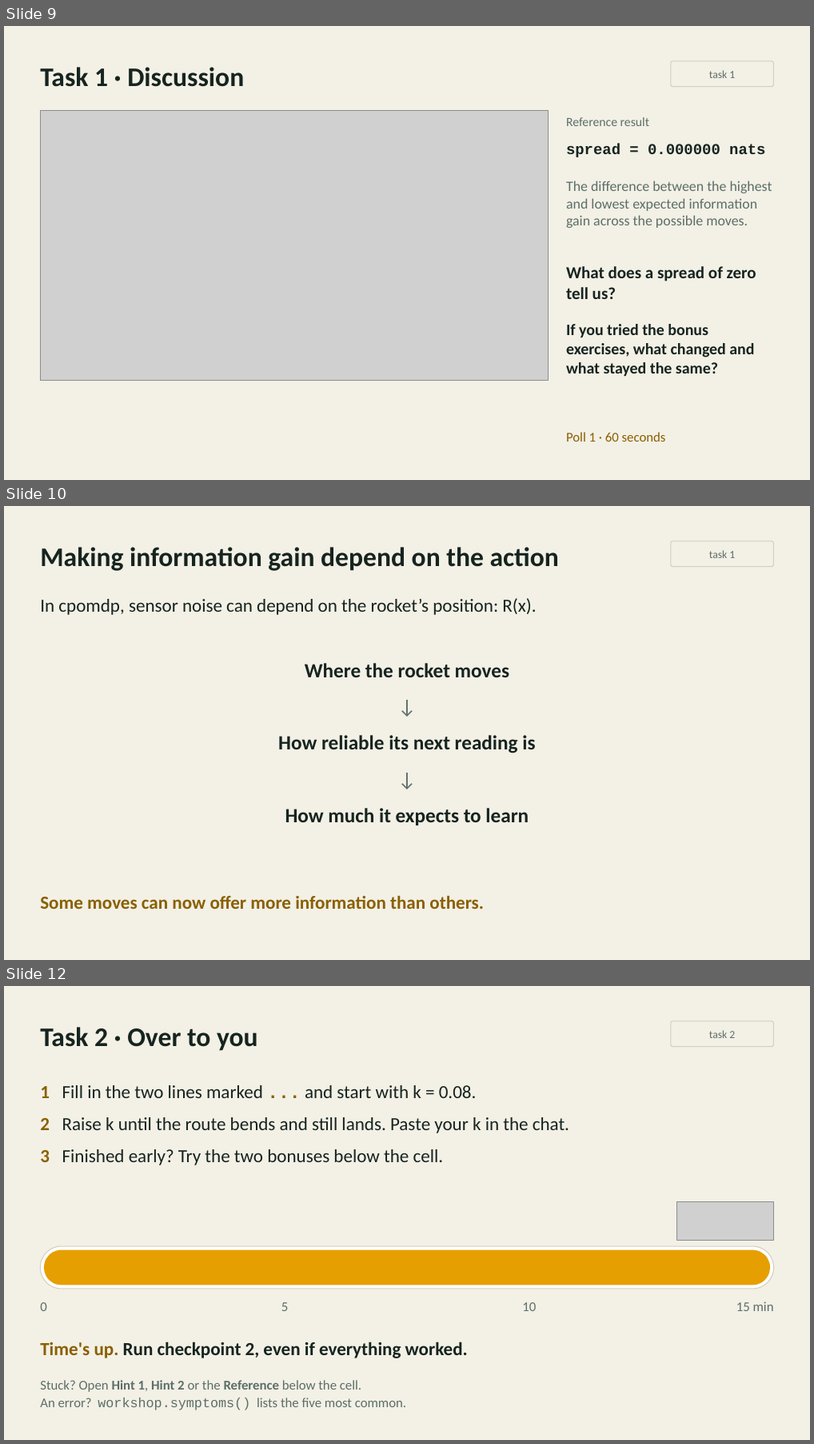
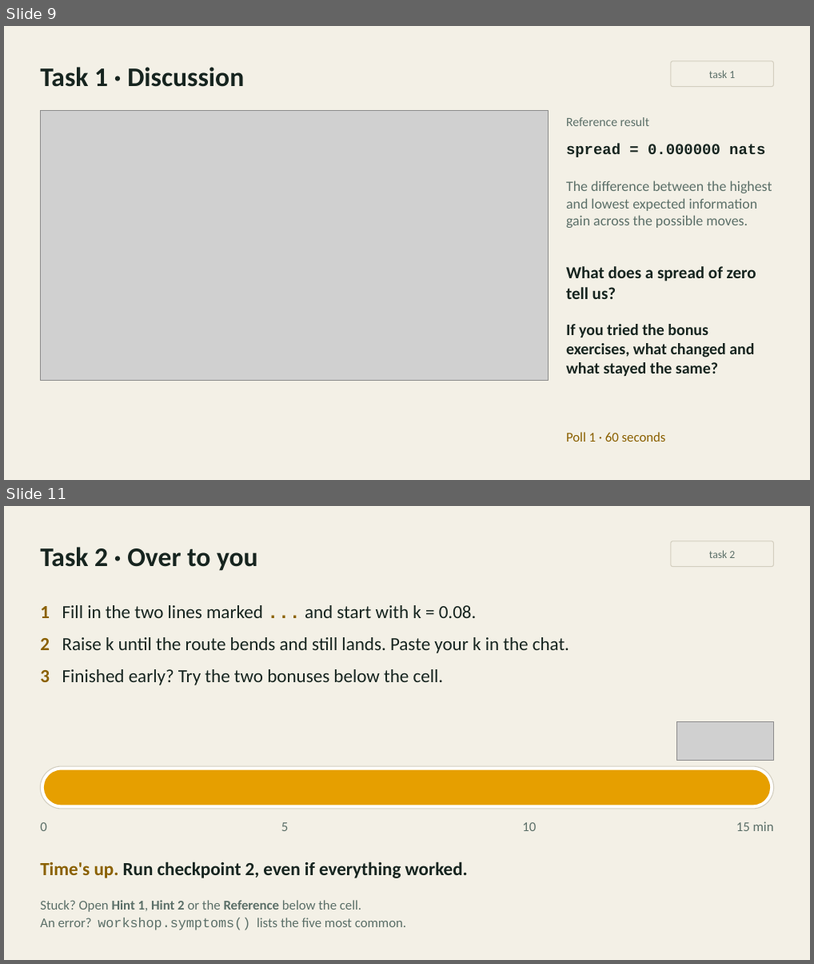
Before and after one commit to inferogenesis/cpomdp-workshop, a slide deck: deck/cpomdp_symposium_2026.pptx. Shown one above the other, each under a label of ours: slides 9, 10 and 12 before the commit, slides 9 and 11 after it; the slides between them are not shown. The pictures are 814x1444 and 814x964 pixels, drawn with LibreOffice and Linux fonts; fonts in the diff are those of the drawing; grey boxes stand for pictures. Boxes give left, top, right and bottom in pixels: in the first picture for what was removed or moved away, otherwise in the second. Text is boxed around its words. In the diff, an @@ line names an element or a change of style, - is before the commit and + after.

```diff
--- a/deck/cpomdp_symposium_2026.pptx
+++ b/deck/cpomdp_symposium_2026.pptx
@@ slide 10 removed at box(4, 506, 810, 960), background #F3F0E6 @@
@@ text removed at box(40, 547, 559, 571) @@
-Making information gain depend on the action
@@ rounded rectangle removed at box(671, 541, 774, 567) @@
-task 1
@@ text removed at box(40, 598, 536, 615) @@
-In cpomdp, sensor noise can depend on the rocket’s position: R(x).
@@ text removed at box(305, 663, 510, 677) @@
-Where the rocket moves
@@ text removed at box(40, 693, 774, 718) @@
-↓
@@ text removed at box(278, 735, 535, 753) @@
-How reliable its next reading is
@@ text removed at box(40, 766, 774, 790) @@
-↓
@@ text removed at box(286, 808, 529, 825) @@
-How much it expects to learn
@@ text removed at box(40, 895, 484, 908) @@
-Some moves can now offer more information than others.
@@ what was slide 12 is now slide 11 @@
```
Also in this commit, not shown: 1 slide changed, 1 slide added, 1 other slide removed, 4 other files.
